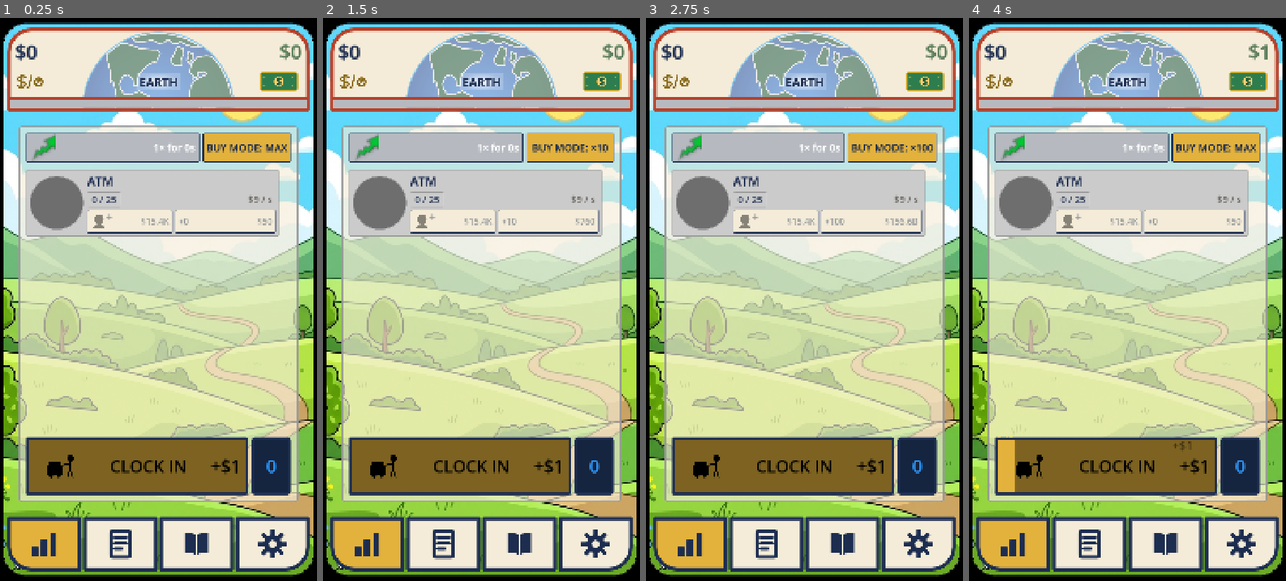
Above: before the commit, frames 1-4 (left to right).
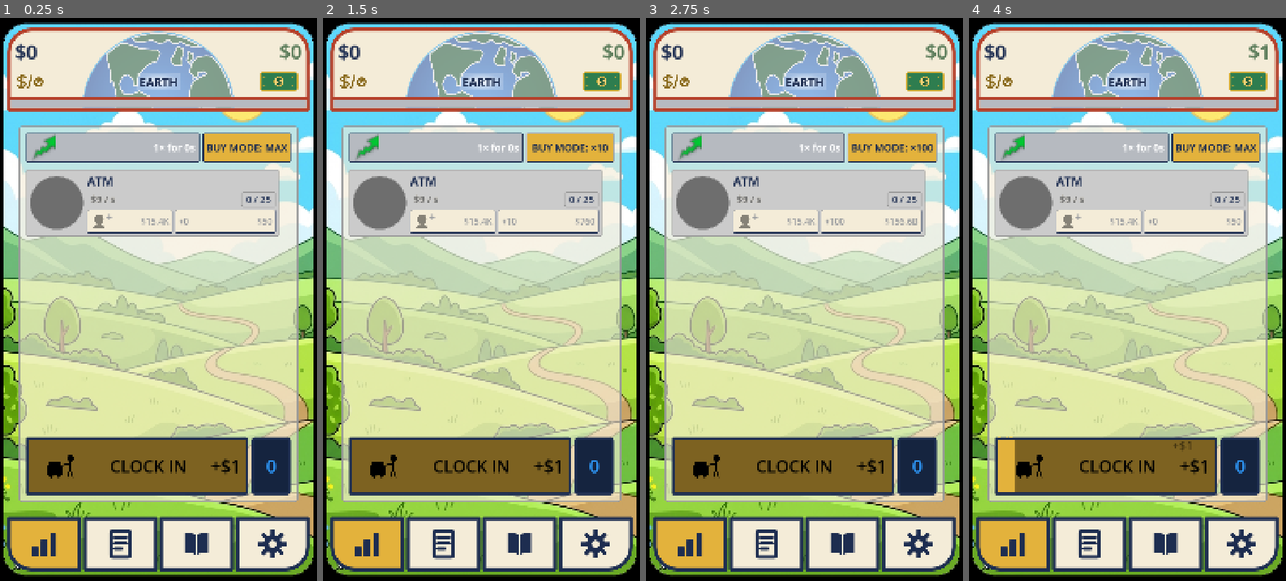
Above: after the commit, the same moments.

Repository: TimGoergen/american-tycoon
Game: Godot game, scene res://Main.tscn
The game is run twice, just before and just after one commit, with the same random seed, the same clock (stepped at 60 frames per second) and the same inputs.
Inputs (mouse positions are in pixels of both pictures, inside the frame that each line leads up to):
- Up to frame 1 (0.25 s): no input
- Up to frame 2 (1.5 s): click "BUY MODE: MAX" at 0.5 s; click "BUY MODE: ×1" at 1.25 s
- Up to frame 3 (2.75 s): click "BUY MODE: ×10" at 2 s
- Up to frame 4 (4 s): click "BUY MODE: ×100" at 2.75 s; click (1105, 468) at 3.5 s

The runs differ from the first frame. In frame 1, 0.2% of the frame differs, in the area x 27-87%, y 30-34%; in frame 2, 0.2%; in frame 3, 0.2%; in frame 4, 0.2%.

Commit message:
Count chip right-aligned above the buy button; income readout flips left
Completes the two-column row logic: left = staff (portrait w/ level,
hire below), right = holdings (owned/threshold chip, buy below). The
income overlay moves to the bar's left edge so the two number groups
never butt against each other.

Co-Authored-By: Claude Fable 5 <noreply@anthropic.com>
Claude-Session: https://claude.ai/code/session_01V2mTLbKztKGNf3y2Xw5aUW

Diff:
--- a/game/scripts/ui/PropertyRow.gd
+++ b/game/scripts/ui/PropertyRow.gd
@@ -222,17 +222,29 @@
 	_name_label.clip_text = true
 	column.add_child(_name_label)
 
-	# Row 2 — an outlined "owned / next-threshold" count chip on the LEFT, and to its right the live
-	# cycle progress bar filling the rest of the row, with the per-cycle income drawn ON TOP of the
-	# bar (bold black, right-aligned). The only text ABOVE the bar is the property name (row 1). The
-	# chip and the bar are the same height so they read as one line.
+	# Row 2 — the live cycle progress bar on the LEFT (with the per-cycle income drawn ON
+	# TOP of it, bold black), and the outlined "owned / next-threshold" count chip on the
+	# RIGHT — sitting directly above the buy button, since the count is exactly what that
+	# button grows (Tim, 2026-07-05; mirrors the staff column, where the portrait's level
+	# sits above the hire button). The chip and the bar share a height so they read as
+	# one line.
 	var second_row := HBoxContainer.new()
 	second_row.add_theme_constant_override("separation", 10)
 	column.add_child(second_row)
 
+	# The bar cell fills the row's leftover width and holds the progress bar with the income drawn
+	# over it. A plain Control host (rather than parenting the income to the bar) keeps the income
+	# overlay visible even on an unowned "peek" row, where the bar itself is hidden — no cycle to
+	# run — but the single-unit income preview should still show.
+	var bar_cell := Control.new()
+	bar_cell.custom_minimum_size = Vector2(0, SECOND_ROW_HEIGHT)
+	bar_cell.size_flags_horizontal = Control.SIZE_EXPAND_FILL
+	bar_cell.size_flags_vertical = Control.SIZE_SHRINK_END
+	second_row.add_child(bar_cell)
+
 	# The count chip: a gray-outlined plate wrapping the "owned / threshold" readout. Transparent
 	# fill so only the outline shows, whatever the row's ownership background is. It takes only its
-	# own width (SHRINK_BEGIN) and bottom-aligns (SHRINK_END) so it sits level with the progress bar.
+	# own width (SHRINK_END pins it right) and bottom-aligns so it sits level with the progress bar.
 	var count_chip := PanelContainer.new()
 	var chip_style := StyleBoxFlat.new()
 	chip_style.bg_color = Color.TRANSPARENT
@@ -243,7 +255,7 @@
 	chip_style.set_content_margin(SIDE_RIGHT, 16)
 	count_chip.add_theme_stylebox_override("panel", chip_style)
 	count_chip.custom_minimum_size = Vector2(0, SECOND_ROW_HEIGHT)
-	count_chip.size_flags_horizontal = Control.SIZE_SHRINK_BEGIN
+	count_chip.size_flags_horizontal = Control.SIZE_SHRINK_END
 	count_chip.size_flags_vertical = Control.SIZE_SHRINK_END
 	second_row.add_child(count_chip)
 
@@ -253,16 +265,6 @@
 	_count_label.add_theme_color_override("font_color", UiPalette.NAVY)
 	_count_label.add_theme_font_size_override("font_size", SECOND_ROW_FONT_SIZE)
 	count_chip.add_child(_count_label)
-
-	# The right cell fills the rest of the row and holds the progress bar with the income drawn over
-	# it. A plain Control host (rather than parenting the income to the bar) keeps the income overlay
-	# visible even on an unowned "peek" row, where the bar itself is hidden — no cycle to run — but
-	# the single-unit income preview should still show. Same height as the count chip so they align.
-	var bar_cell := Control.new()
-	bar_cell.custom_minimum_size = Vector2(0, SECOND_ROW_HEIGHT)
-	bar_cell.size_flags_horizontal = Control.SIZE_EXPAND_FILL
-	bar_cell.size_flags_vertical = Control.SIZE_SHRINK_END
-	second_row.add_child(bar_cell)
 
 	# Cycle progress bar (Style Guide §9: the "spin" is the real cycle progress), filling the cell.
 	_cycle_bar = ProgressBar.new()
@@ -275,15 +277,17 @@
 	_cycle_bar.add_child(GoldBubbles.new())
 	bar_cell.add_child(_cycle_bar)
 
-	# Per-cycle income: bold BLACK, right-aligned, drawn ON TOP of the bar and vertically centered
-	# in it (Tim, 2026-07-01). A cream outline (the project's faux-weight trick) keeps it legible
-	# over both the green fill and the gray track. Inset a little from the cell's edges; ignores the
-	# mouse so a tap on the bar area is never eaten by the label.
+	# Per-cycle income: bold BLACK, LEFT-aligned, drawn ON TOP of the bar and vertically centered
+	# in it (Tim, 2026-07-01; flipped left 2026-07-05 when the count chip moved to the row's right
+	# — right-aligned it would butt against the chip and the two number groups would read as one
+	# jumble). A cream outline (the project's faux-weight trick) keeps it legible over both the
+	# green fill and the gray track. Inset a little from the cell's edges; ignores the mouse so a
+	# tap on the bar area is never eaten by the label.
 	_income_label = Label.new()
 	_income_label.set_anchors_preset(Control.PRESET_FULL_RECT)
 	_income_label.offset_left = 12
 	_income_label.offset_right = -12
-	_income_label.horizontal_alignment = HORIZONTAL_ALIGNMENT_RIGHT
+	_income_label.horizontal_alignment = HORIZONTAL_ALIGNMENT_LEFT
 	_income_label.vertical_alignment = VERTICAL_ALIGNMENT_CENTER
 	_income_label.mouse_filter = Control.MOUSE_FILTER_IGNORE
 	_income_label.add_theme_font_size_override("font_size", SECOND_ROW_FONT_SIZE)
